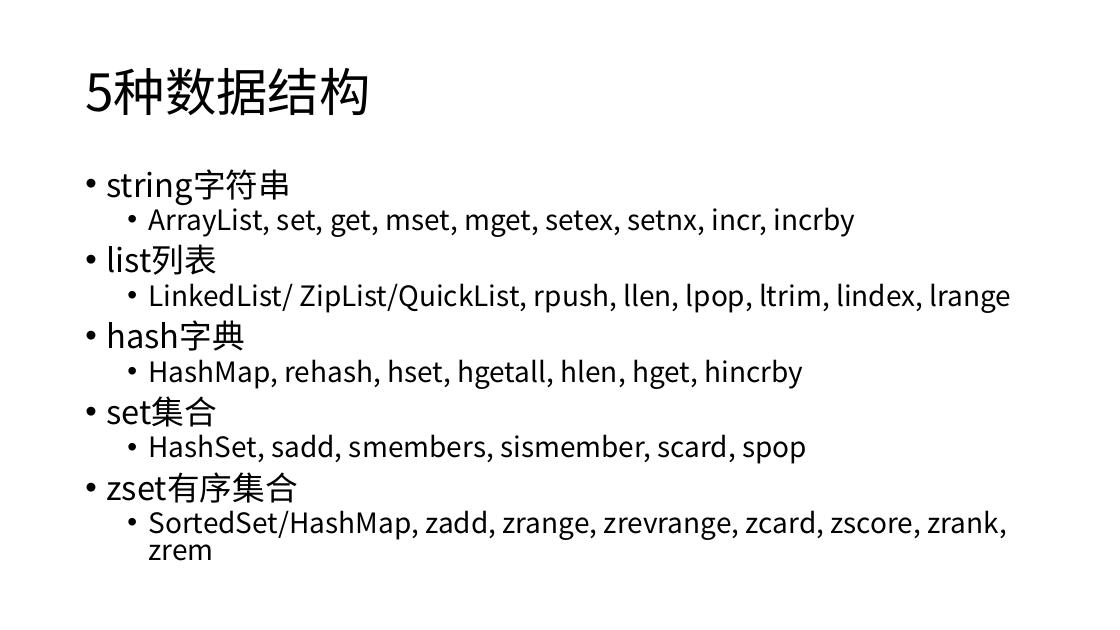
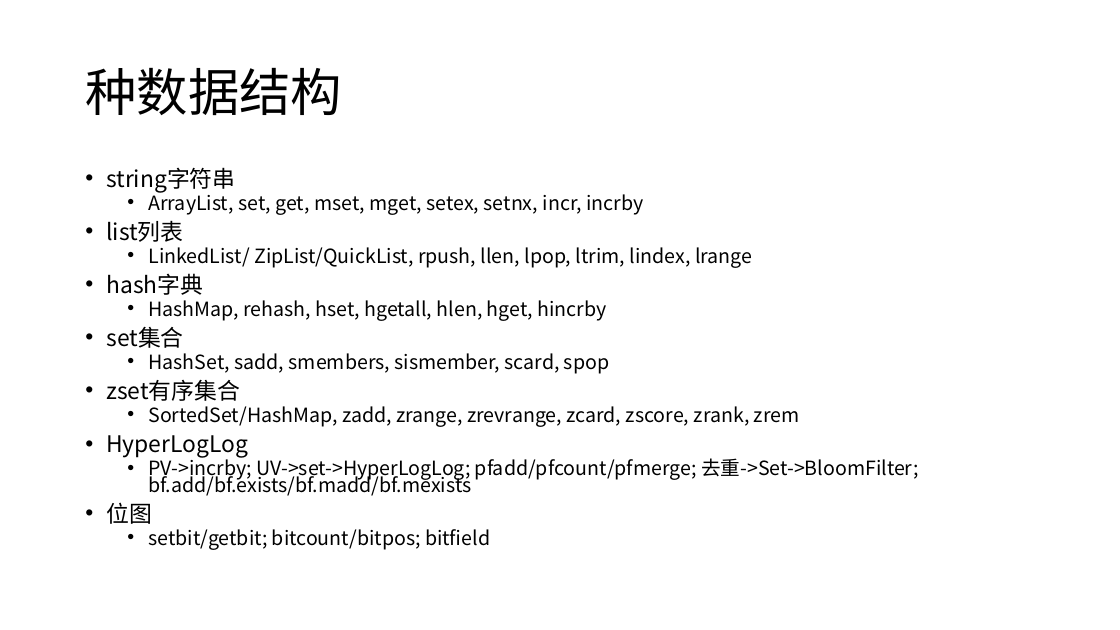
Before and after one commit to zzsure/computer-course-reading, a slide deck: slide 2 of Redis.pptx. Drawn at 1120x630 pixels with LibreOffice and Linux fonts; fonts in the diff are those of the drawing. Boxes give left, top, right and bottom in pixels: in the first picture for what was removed or moved away, otherwise in the second. Text is boxed around its words. In the diff, an @@ line names an element or a change of style, - is before the commit and + after.

```diff
--- a/Redis.pptx
+++ b/Redis.pptx
@@ title at <box>85,67,342,115</box>: text changed @@
-5种数据结构
+种数据结构
@@ text at <box>106,167,800,427</box>: size 28 to 19.6 pt in "string字符串", "list列表", "hash字典", "set集合" and 1 more places; size 24 to 16.8 pt in "ArrayList, set, get, mset, mget, setex, setnx, ...", "LinkedList/ ZipList/QuickList, rpush, llen, lpop, ltrim, lin ...", "HashMap, rehash, hset, hgetall, hlen, hget, hincrby", "HashSet, sadd, smembers, sismember, scard, spop" and 1 more places; line spacing 0.8 to 0.7 @@
@@ text at <box>106,435,918,550</box>: paragraphs added @@
+• HyperLogLog
+  • PV->incrby; UV->set->HyperLogLog; pfadd/pfcount/pfmerge; 去重->Set->BloomFilter; bf.add/bf.exists/bf.madd/bf.mexists
+• 位图
+  • setbit/getbit; bitcount/bitpos; bitfield
```
Also in this commit, not shown: 1 slide added, 2 slides removed, 2 other files.
